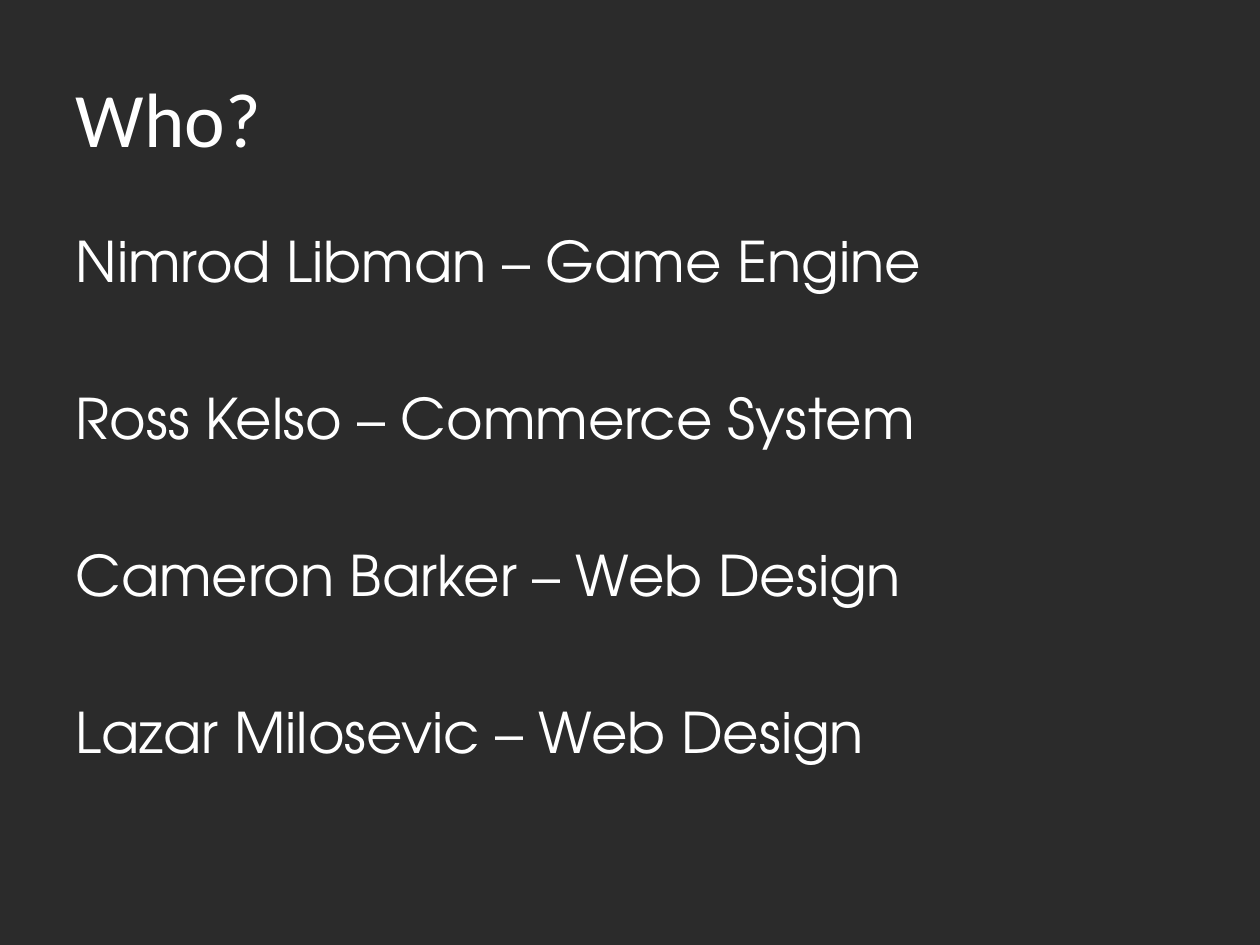
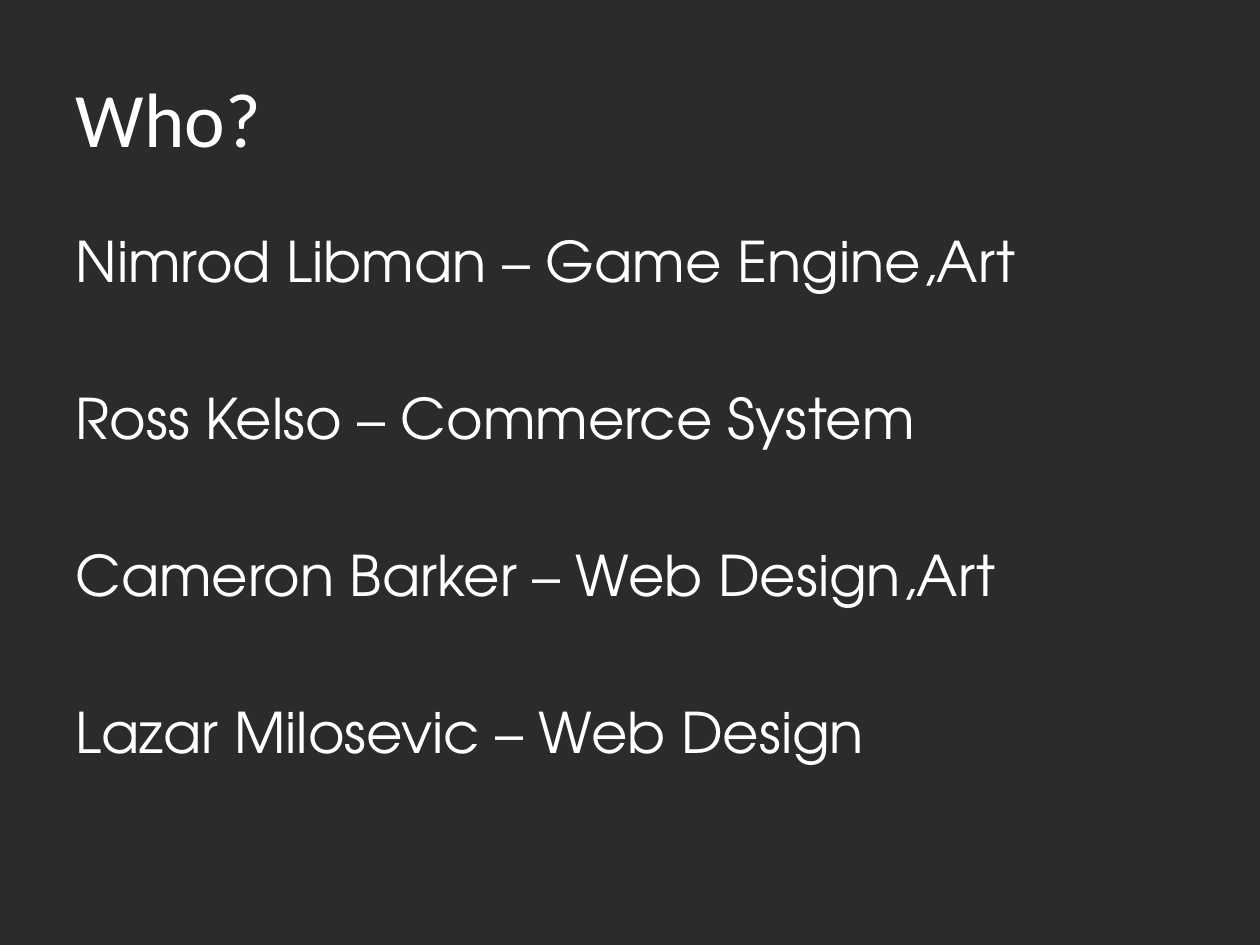
Before and after one commit to theNimja/BorderWorlds, a slide deck: slide 2 of Traders of the Border Worlds.pptx. Drawn at 1260x945 pixels with LibreOffice and Linux fonts; fonts in the diff are those of the drawing; background and template pictures are left out; a plain dark background stands for a picture behind light text. Boxes give left, top, right and bottom in pixels: in the first picture for what was removed or moved away, otherwise in the second. Text is boxed around its words. In the diff, an @@ line names an element or a change of style, - is before the commit and + after.

Commit message:
randomly placed asteroids
also, noted my and Cameron's art comtributions.

```diff
--- a/Traders of the Border Worlds.pptx
+++ b/Traders of the Border Worlds.pptx
@@ text at (76,240,1015,294): text changed @@
-Nimrod Libman – Game Engine
+Nimrod Libman – Game Engine,Art
@@ text at (76,554,995,608): text changed @@
-Cameron Barker – Web Design
+Cameron Barker – Web Design,Art
```
Also in this commit, not shown: 3 other slides changed, 1 other file.
